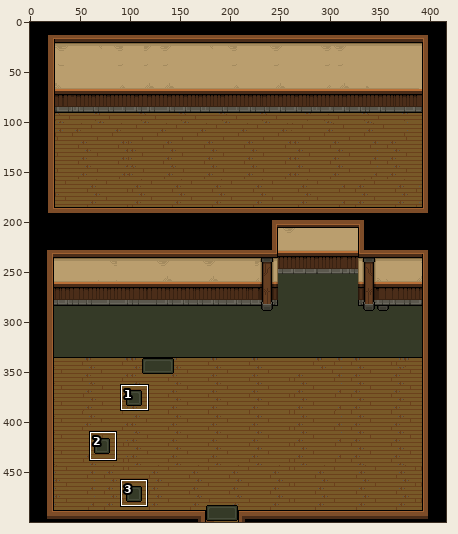
File history of a pixel-art file, assets/interior/asesprite/tavern_room.ase. Above, an overview of the earlier version with the close-up marked.
Close-up. As it was:
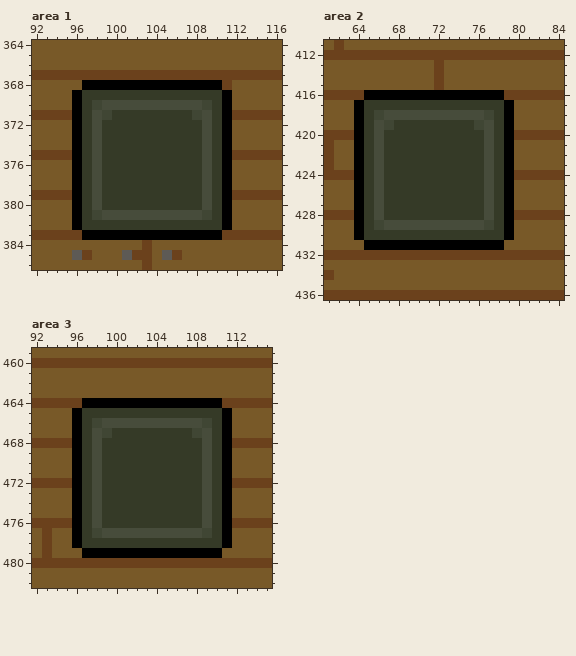
416x500 pixels, 1 frame. Colours within 5 levels of each other are drawn and written as one. Shown: area 1: x 92..116, y 364..386; area 2: x 61..84, y 411..436; area 3: x 92..115, y 459..482. The commit also changed other parts of the picture, which this record leaves out.
After the commit:
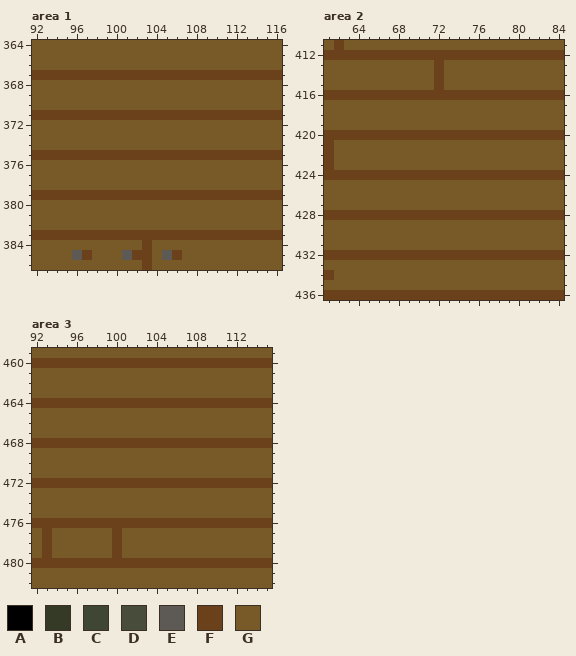
Palette (. is transparent): A #000000  B #353a27  C #404634  D #474c3b  E #5d5a55  F #6b411c  G #785928
The edit:
--- area 1, layer "floor"
@@ x 92..116 @@
 367 FFFFFFFFFFFFFFFFFFFFFFFFF
-368 GGGGGAAAAAAAAAAAAAAFGGGGG
-369 GGGGABBBBBBBBBBBBBBAGGGGG
-370 GGGGABCDDDDDDDDDDCBAGGGGG
-371 FFFFABDCBBBBBBBBCDBAFFFFF
-372 GGGGABDBBBBBBBBBBDBAGGGGG
-373 GGGGABDBBBBBBBBBBDBAGGGGG
-374 GGGGABDBBBBBBBBBBDBAGGGGG
-375 FFFFABDBBBBBBBBBBDBAFFFFF
-376 GGGGABDBBBBBBBBBBDBAGGGGG
-377 GGGGABDBBBBBBBBBBDBAGGGGG
-378 GGGGABDBBBBBBBBBBDBAGGGGG
-379 FFFFABDBBBBBBBBBBDBAFFFFF
-380 GGGGABDBBBBBBBBBBDBAGGGGG
-381 GGGGABCDDDDDDDDDDCBAGGGGG
-382 GGGGABBBBBBBBBBBBBBAGGGGG
-383 FFFFFAAAAAAAAAAAAAAFFFFFF
+368 GGGGGGGGGGGGGGGGGGGGGGGGG
+369 GGGGGGGGGGGGGGGGGGGGGGGGG
+370 GGGGGGGGGGGGGGGGGGGGGGGGG
+371 FFFFFFFFFFFFFFFFFFFFFFFFF
+372 GGGGGGGGGGGGGGGGGGGGGGGGG
+373 GGGGGGGGGGGGGGGGGGGGGGGGG
+374 GGGGGGGGGGGGGGGGGGGGGGGGG
+375 FFFFFFFFFFFFFFFFFFFFFFFFF
+376 GGGGGGGGGGGGGGGGGGGGGGGGG
+377 GGGGGGGGGGGGGGGGGGGGGGGGG
+378 GGGGGGGGGGGGGGGGGGGGGGGGG
+379 FFFFFFFFFFFFFFFFFFFFFFFFF
+380 GGGGGGGGGGGGGGGGGGGGGGGGG
+381 GGGGGGGGGGGGGGGGGGGGGGGGG
+382 GGGGGGGGGGGGGGGGGGGGGGGGG
+383 FFFFFFFFFFFFFFFFFFFFFFFFF
 384 GGGGGGGGGGGFGGGGGGGGGGGGG
--- area 2, layer "floor"
@@ x 61..84 @@
 415 GGGGGGGGGGGFGGGGGGGGGGGG
-416 FFFFAAAAAAAAAAAAAAFFFFFF
-417 GGGABBBBBBBBBBBBBBAGGGGG
-418 GGGABCDDDDDDDDDDCBAGGGGG
-419 GGGABDCBBBBBBBBCDBAGGGGG
-420 FFFABDBBBBBBBBBBDBAFFFFF
-421 FGGABDBBBBBBBBBBDBAGGGGG
-422 FGGABDBBBBBBBBBBDBAGGGGG
-423 FGGABDBBBBBBBBBBDBAGGGGG
-424 FFFABDBBBBBBBBBBDBAFFFFF
-425 GGGABDBBBBBBBBBBDBAGGGGG
-426 GGGABDBBBBBBBBBBDBAGGGGG
-427 GGGABDBBBBBBBBBBDBAGGGGG
-428 FFFABDBBBBBBBBBBDBAFFFFF
-429 GGGABCDDDDDDDDDDCBAGGGGG
-430 GGGABBBBBBBBBBBBBBAGGGGG
-431 GGGGAAAAAAAAAAAAAAGGGGGG
+416 FFFFFFFFFFFFFFFFFFFFFFFF
+417 GGGGGGGGGGGGGGGGGGGGGGGG
+418 GGGGGGGGGGGGGGGGGGGGGGGG
+419 GGGGGGGGGGGGGGGGGGGGGGGG
+420 FFFFFFFFFFFFFFFFFFFFFFFF
+421 FGGGGGGGGGGGGGGGGGGGGGGG
+422 FGGGGGGGGGGGGGGGGGGGGGGG
+423 FGGGGGGGGGGGGGGGGGGGGGGG
+424 FFFFFFFFFFFFFFFFFFFFFFFF
+425 GGGGGGGGGGGGGGGGGGGGGGGG
+426 GGGGGGGGGGGGGGGGGGGGGGGG
+427 GGGGGGGGGGGGGGGGGGGGGGGG
+428 FFFFFFFFFFFFFFFFFFFFFFFF
+429 GGGGGGGGGGGGGGGGGGGGGGGG
+430 GGGGGGGGGGGGGGGGGGGGGGGG
+431 GGGGGGGGGGGGGGGGGGGGGGGG
 432 FFFFFFFFFFFFFFFFFFFFFFFF
--- area 3, layer "floor"
@@ x 92..115 @@
 463 GGGGGGGGGGGGGGGGGGGGGGGG
-464 FFFFFAAAAAAAAAAAAAAFFFFF
-465 GGGGABBBBBBBBBBBBBBAGGGG
-466 GGGGABCDDDDDDDDDDCBAGGGG
-467 GGGGABDCBBBBBBBBCDBAGGGG
-468 FFFFABDBBBBBBBBBBDBAFFFF
-469 GGGGABDBBBBBBBBBBDBAGGGG
-470 GGGGABDBBBBBBBBBBDBAGGGG
-471 GGGGABDBBBBBBBBBBDBAGGGG
-472 FFFFABDBBBBBBBBBBDBAFFFF
-473 GGGGABDBBBBBBBBBBDBAGGGG
-474 GGGGABDBBBBBBBBBBDBAGGGG
-475 GGGGABDBBBBBBBBBBDBAGGGG
-476 FFFFABDBBBBBBBBBBDBAFFFF
-477 GFGGABCDDDDDDDDDDCBAGGGG
-478 GFGGABBBBBBBBBBBBBBAGGGG
-479 GFGGGAAAAAAAAAAAAAAGGGGG
+464 FFFFFFFFFFFFFFFFFFFFFFFF
+465 GGGGGGGGGGGGGGGGGGGGGGGG
+466 GGGGGGGGGGGGGGGGGGGGGGGG
+467 GGGGGGGGGGGGGGGGGGGGGGGG
+468 FFFFFFFFFFFFFFFFFFFFFFFF
+469 GGGGGGGGGGGGGGGGGGGGGGGG
+470 GGGGGGGGGGGGGGGGGGGGGGGG
+471 GGGGGGGGGGGGGGGGGGGGGGGG
+472 FFFFFFFFFFFFFFFFFFFFFFFF
+473 GGGGGGGGGGGGGGGGGGGGGGGG
+474 GGGGGGGGGGGGGGGGGGGGGGGG
+475 GGGGGGGGGGGGGGGGGGGGGGGG
+476 FFFFFFFFFFFFFFFFFFFFFFFF
+477 GFGGGGGGFGGGGGGGGGGGGGGG
+478 GFGGGGGGFGGGGGGGGGGGGGGG
+479 GFGGGGGGFGGGGGGGGGGGGGGG
 480 FFFFFFFFFFFFFFFFFFFFFFFF
Where, in picture pixels (left, top, right, bottom), the same in both close-ups:
changed: (72, 80, 232, 240)
changed: (354, 90, 514, 250)
changed: (72, 398, 232, 558)
